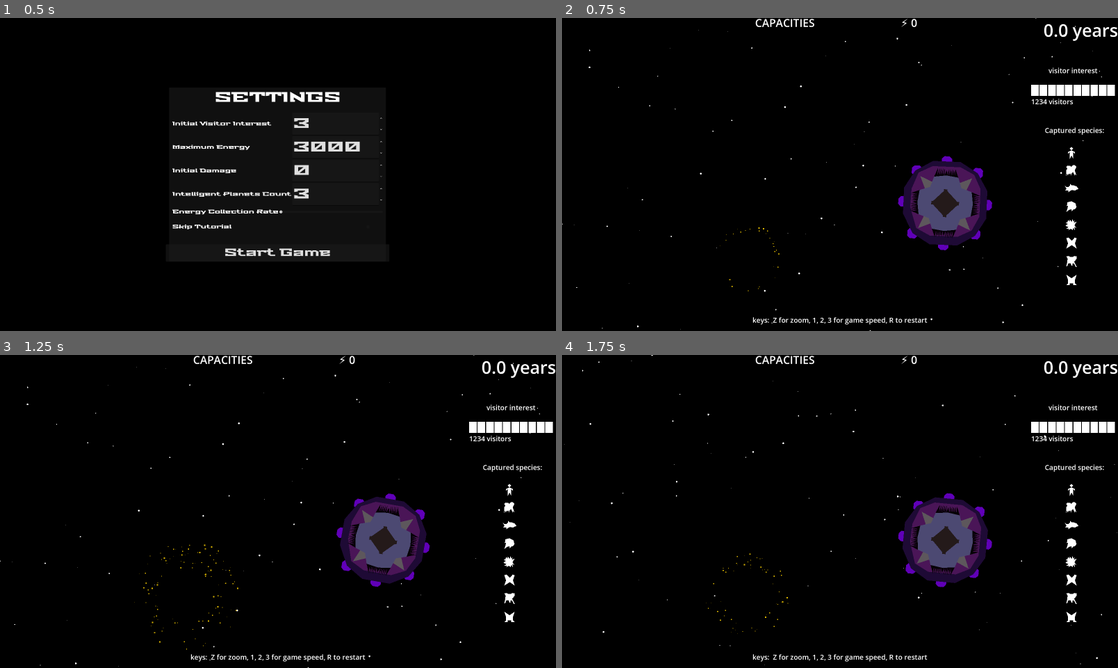
Above: before the commit, frames 1-4 (two rows, left to right).
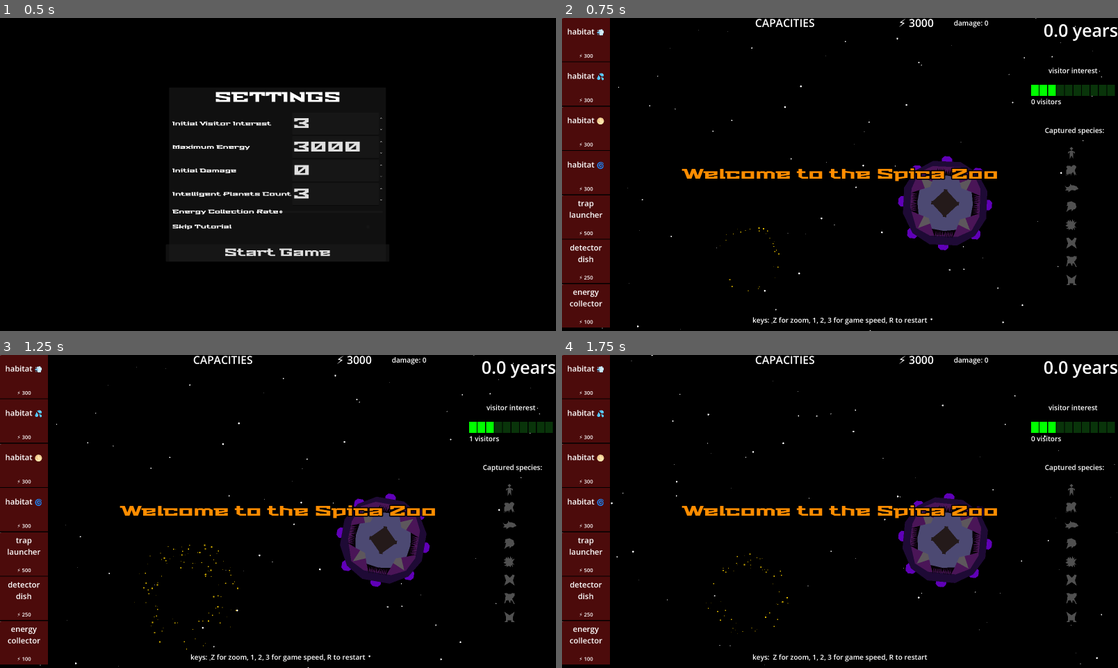
Above: after the commit, the same moments.

Repository: opensourceame/tins-2026
Game: Godot game, scene res://screens/settings.tscn
Same seed, same stepped clock (60 frames per second), same inputs: the game is played once before the commit and once after it.
Inputs (mouse positions are in pixels of both pictures, inside the frame that each line leads up to):
- Up to frame 1 (0.5 s): no input
- Up to frame 2 (0.75 s): click "Start Game" at 0.5 s
- Up to frame 3 (1.25 s): no input
- Up to frame 4 (1.75 s): tap Enter at 1.25 s; move the mouse to (962, 495) at 1.27 s; hold W from 1.28 s (still down); tap R at 1.35 s; click (962, 495) at 1.42 s

Frame 1 is identical in both runs. In frame 2, 11% of the frame differs, in the area x 0-100%, y 0-99%; in frame 3, 11%; in frame 4, 11%.
Error before the commit: Parse Error: Too few arguments for "update_species_captured()" call. Expected at least 1 but received 0. (res://hud/hud.gd:28)

Commit message:
working on game balance, upgradeable energy collector

Diff:
--- a/hud/hud.gd
+++ b/hud/hud.gd
@@ -17,6 +17,8 @@
     SignalBus.spica_damage.connect(spica_damage)
     SignalBus.species_captured.connect(update_species_captured)
 
+    update_species_captured()
+
 func _physics_process(delta: float) -> void:
     if message_queue.size() > 0 and not message_being_displayed:
         show_next_message()
@@ -25,7 +27,7 @@
     %EnergyLabel.text = "⚡️ " + str(int(game.energy))
 
     update_visitor_interest()
-    update_species_captured()
+
 
 func queue_message(text):
     message_queue.append(text)
@@ -65,17 +67,12 @@
 func spica_damage():
     %DamageLabel.text = "damage: " + str(game.spica.damage)
 
-func update_species_captured(species):
+func update_species_captured(species = null):
     for node in %SpeciesVBoxContainer.get_children():
-        var c = node.get_children()[0]
-        c.modulate = Color.GRAY
-
-        if _is_captured(c.name.to_lower()):
-            c.modulate = Color.LIGHT_GREEN
-
-func _is_captured(species_name: String) -> bool:
-    var tracker = %SpeciesVBoxContainer.get_parent()
-    return tracker.displayed_species.has(species_name)
+        if species and species.name() == node.name:
+            node.modulate = Color.GREEN
+        else:
+            node.modulate = Color(0.313, 0.313, 0.313, 1.0)
 
 func update_visitor_interest():
     var i = 0
--- a/hud/hud.tscn
+++ b/hud/hud.tscn
@@ -212,54 +212,54 @@
 grow_horizontal = 0
 grow_vertical = 2
 
-[node name="Humans" type="Control" parent="RightBar/VBoxContainer/Species/SpeciesVBoxContainer" unique_id=1062926198]
-custom_minimum_size = Vector2(80, 80)
-layout_mode = 2
-
-[node name="Humans" parent="RightBar/VBoxContainer/Species/SpeciesVBoxContainer/Humans" unique_id=1394043830 instance=ExtResource("4_1kkc0")]
-
-[node name="Wibbles" type="Control" parent="RightBar/VBoxContainer/Species/SpeciesVBoxContainer" unique_id=754735475]
-custom_minimum_size = Vector2(80, 80)
-layout_mode = 2
-
-[node name="Wibbles" parent="RightBar/VBoxContainer/Species/SpeciesVBoxContainer/Wibbles" unique_id=1105051175 instance=ExtResource("5_1kkc0")]
-
-[node name="Fishoids" type="Control" parent="RightBar/VBoxContainer/Species/SpeciesVBoxContainer" unique_id=176786870]
-custom_minimum_size = Vector2(80, 80)
-layout_mode = 2
-
-[node name="Fishoids" parent="RightBar/VBoxContainer/Species/SpeciesVBoxContainer/Fishoids" unique_id=178381417 instance=ExtResource("5_qv4qp")]
+[node name="humans" type="Control" parent="RightBar/VBoxContainer/Species/SpeciesVBoxContainer" unique_id=1062926198]
+custom_minimum_size = Vector2(80, 80)
+layout_mode = 2
+
+[node name="Humans" parent="RightBar/VBoxContainer/Species/SpeciesVBoxContainer/humans" unique_id=1394043830 instance=ExtResource("4_1kkc0")]
+
+[node name="wibbles" type="Control" parent="RightBar/VBoxContainer/Species/SpeciesVBoxContainer" unique_id=754735475]
+custom_minimum_size = Vector2(80, 80)
+layout_mode = 2
+
+[node name="Wibbles" parent="RightBar/VBoxContainer/Species/SpeciesVBoxContainer/wibbles" unique_id=1105051175 instance=ExtResource("5_1kkc0")]
+
+[node name="fishoids" type="Control" parent="RightBar/VBoxContainer/Species/SpeciesVBoxContainer" unique_id=176786870]
+custom_minimum_size = Vector2(80, 80)
+layout_mode = 2
+
+[node name="Fishoids" parent="RightBar/VBoxContainer/Species/SpeciesVBoxContainer/fishoids" unique_id=178381417 instance=ExtResource("5_qv4qp")]
 position = Vector2(-4, 0)
 
-[node name="Guppiez" type="Control" parent="RightBar/VBoxContainer/Species/SpeciesVBoxContainer" unique_id=1500455576]
-custom_minimum_size = Vector2(80, 80)
-layout_mode = 2
-
-[node name="Guppiez" parent="RightBar/VBoxContainer/Species/SpeciesVBoxContainer/Guppiez" unique_id=1854008074 instance=ExtResource("7_mq7b8")]
-
-[node name="Plasmoids" type="Control" parent="RightBar/VBoxContainer/Species/SpeciesVBoxContainer" unique_id=985502474]
-custom_minimum_size = Vector2(80, 80)
-layout_mode = 2
-
-[node name="Plasmoids" parent="RightBar/VBoxContainer/Species/SpeciesVBoxContainer/Plasmoids" unique_id=1292575265 instance=ExtResource("8_jvpmi")]
-
-[node name="Embers" type="Control" parent="RightBar/VBoxContainer/Species/SpeciesVBoxContainer" unique_id=1173759819]
-custom_minimum_size = Vector2(80, 80)
-layout_mode = 2
-
-[node name="Embers" parent="RightBar/VBoxContainer/Species/SpeciesVBoxContainer/Embers" unique_id=1737852085 instance=ExtResource("9_t2ad4")]
-
-[node name="Sherzat" type="Control" parent="RightBar/VBoxContainer/Species/SpeciesVBoxContainer" unique_id=1474273403]
-custom_minimum_size = Vector2(80, 80)
-layout_mode = 2
-
-[node name="Sherzat" parent="RightBar/VBoxContainer/Species/SpeciesVBoxContainer/Sherzat" unique_id=1919756055 instance=ExtResource("10_0jxvb")]
-
-[node name="Hegrons" type="Control" parent="RightBar/VBoxContainer/Species/SpeciesVBoxContainer" unique_id=1695278953]
-custom_minimum_size = Vector2(80, 80)
-layout_mode = 2
-
-[node name="Hegrons2" parent="RightBar/VBoxContainer/Species/SpeciesVBoxContainer/Hegrons" unique_id=594009044 instance=ExtResource("11_pt78x")]
+[node name="guppiez" type="Control" parent="RightBar/VBoxContainer/Species/SpeciesVBoxContainer" unique_id=1500455576]
+custom_minimum_size = Vector2(80, 80)
+layout_mode = 2
+
+[node name="Guppiez" parent="RightBar/VBoxContainer/Species/SpeciesVBoxContainer/guppiez" unique_id=1854008074 instance=ExtResource("7_mq7b8")]
+
+[node name="plasmoids" type="Control" parent="RightBar/VBoxContainer/Species/SpeciesVBoxContainer" unique_id=985502474]
+custom_minimum_size = Vector2(80, 80)
+layout_mode = 2
+
+[node name="Plasmoids" parent="RightBar/VBoxContainer/Species/SpeciesVBoxContainer/plasmoids" unique_id=1292575265 instance=ExtResource("8_jvpmi")]
+
+[node name="embers" type="Control" parent="RightBar/VBoxContainer/Species/SpeciesVBoxContainer" unique_id=1173759819]
+custom_minimum_size = Vector2(80, 80)
+layout_mode = 2
+
+[node name="Embers" parent="RightBar/VBoxContainer/Species/SpeciesVBoxContainer/embers" unique_id=1737852085 instance=ExtResource("9_t2ad4")]
+
+[node name="sherzat" type="Control" parent="RightBar/VBoxContainer/Species/SpeciesVBoxContainer" unique_id=1474273403]
+custom_minimum_size = Vector2(80, 80)
+layout_mode = 2
+
+[node name="Sherzat" parent="RightBar/VBoxContainer/Species/SpeciesVBoxContainer/sherzat" unique_id=1919756055 instance=ExtResource("10_0jxvb")]
+
+[node name="hegrons" type="Control" parent="RightBar/VBoxContainer/Species/SpeciesVBoxContainer" unique_id=1695278953]
+custom_minimum_size = Vector2(80, 80)
+layout_mode = 2
+
+[node name="Hegrons2" parent="RightBar/VBoxContainer/Species/SpeciesVBoxContainer/hegrons" unique_id=594009044 instance=ExtResource("11_pt78x")]
 
 [node name="Control2" type="Control" parent="." unique_id=107916139]
 layout_mode = 3
--- a/hud/place_item.gd
+++ b/hud/place_item.gd
@@ -74,15 +74,8 @@
                 return
 
             "energy_collector":
-                for a in spica.anchors:
-                    if not a.has_component():
-                        anchor = a
-                        break
-                if not anchor:
-                    return
+                return add_or_upgrade_energy_collector()
 
-
-                component = Spawner.energy_collector()
             "trap_launcher":
                 for a in spica.anchors:
                     if not a.has_component():
@@ -136,5 +129,19 @@
 
     SignalBus.energy_consumed.emit("detector_dish")
 
+func add_or_upgrade_energy_collector():
+    if not spica.energy_collector:
+        var a = find_free_anchor()
+        if not a:
+            return no_space()
+
+        spica.add_component(a, Spawner.energy_collector())
+    else:
+        if not spica.energy_collector.upgrade():
+            return
+
+
+    SignalBus.energy_consumed.emit("energy_collector")
+
 func no_space():
     game.hud.queue_message("Spica has no free slots")
--- a/main.gd
+++ b/main.gd
@@ -68,9 +68,6 @@
     SignalBus.spica_damage.connect(on_spica_damage)
     SignalBus.species_captured.connect(on_species_captured)
 
-    SignalBus.energy_collected.connect(func(): SoundBus.play("freesound_community-industrial-alarm-95068"))
-    SignalBus.energy_consumed.connect(func(_c): SoundBus.play("freesound_community-industrial-alarm-95068", -6.0))
-    SignalBus.spica_damage.connect(func(): SoundBus.play("freesound_community-industrial-alarm-95068", -10.0))
     SignalBus.habitat_overcrowded.connect(func(_h): SoundBus.play("alarm-long"))
 
     spawn = SPAWNER_SCRIPT.new()
@@ -100,7 +97,7 @@
     hud.get_node("%Years/Label").text = str(round(years_elapsed)) + " years"
 
     visitors += visitor_interest / 100.0
-    energy   -= spica.damage * delta
+    energy   -= spica.damage * delta / 2
 
     check_game_over()
 
@@ -217,7 +214,7 @@
 
     var count = 0
     for s in spica.captured_species:
-        if s.name() == species.name():
+        if s == species.name():
             count += 1
 
     if count == 1:
--- a/spica/detector_dish.gd
+++ b/spica/detector_dish.gd
@@ -38,6 +38,7 @@
         if area.get_parent().has_advanced_life:
             intelligence_detected.emit(area.get_parent())
             SignalBus.intelligence_detected.emit(area.get_parent())
+            SoundBus.play("planet-detected")
             colliding = true
     else:
         colliding = false
--- a/spica/energy_collector.gd
+++ b/spica/energy_collector.gd
@@ -1,12 +1,15 @@
 class_name EnergyCollector
 extends StaticBody2D
+
+const MAX_EFFICIENCY = 7
 
 @onready var collect_area: Area2D = $CollectArea
 @onready var top: Polygon2D = $Top
 
 var collecting: bool = false
+var efficiency: int = 0
 
-@export var energy_collection_rate = 0.15
+@export var energy_collection_rate = 0.25
 
 func _ready():
     energy_collection_rate = SettingsManager.energy_collection_rate
@@ -14,6 +17,8 @@
     collect_area.area_exited.connect(_on_collect_area_exited)
 
     top.modulate = Color.DARK_MAGENTA
+
+    upgrade()
 
 func _on_collect_area_entered(area: Area2D) -> void:
     collecting = true
@@ -25,5 +30,23 @@
 
 func _physics_process(_delta: float) -> void:
     if collecting:
-        if randf() < energy_collection_rate:
+        if randf() < efficiency / 7.03  * energy_collection_rate:
             SignalBus.energy_collected.emit()
+
+func upgrade():
+    if efficiency >= MAX_EFFICIENCY:
+        return
+
+    var nodes = $Grid.get_children()
+
+    var i = 0
+    for node in nodes:
+        if i > efficiency:
+            node.color = Color.BROWN
+        else:
+            node.color = Color.WHITE
+        i += 1
+
+    efficiency += 1
+
+    return true
--- a/spica/energy_collector.tscn
+++ b/spica/energy_collector.tscn
@@ -16,7 +16,7 @@
 color = Color(0.8483247, 0.65190804, 3.85046e-07, 1)
 polygon = PackedVector2Array(-128, -128, -128, -136, -120, -128, -112, -136, -104, -128, -96, -136, -88, -128, -80, -13 …(327 unchanged characters)…
 
-[node name="Polygon2D6" type="Polygon2D" parent="." unique_id=1301649817]
+[node name="spire" type="Polygon2D" parent="." unique_id=1301649817]
 position = Vector2(0, -128)
 color = Color(0.45008665, 0.19163278, 0.13310355, 1)
 polygon = PackedVector2Array(-32, 0, -16, -64, -56, -112, 56, -112, 16, -64, 32, 0)
--- a/spica/spica.gd
+++ b/spica/spica.gd
@@ -125,7 +125,7 @@
 
 func capture_species(species):
     print("SPICA: trapped ", species)
-    captured_species.append(species)
+    captured_species.append(species.name())
 
     var habitat = get_habitat_for(species.environment)
     habitat.capture(species, randi_range(7, 10))
Not shown, added: sounds/planet-detected.mp3.import
Not shown, changed: TODO.md
Not shown, added: sounds/planet-detected.mp3
